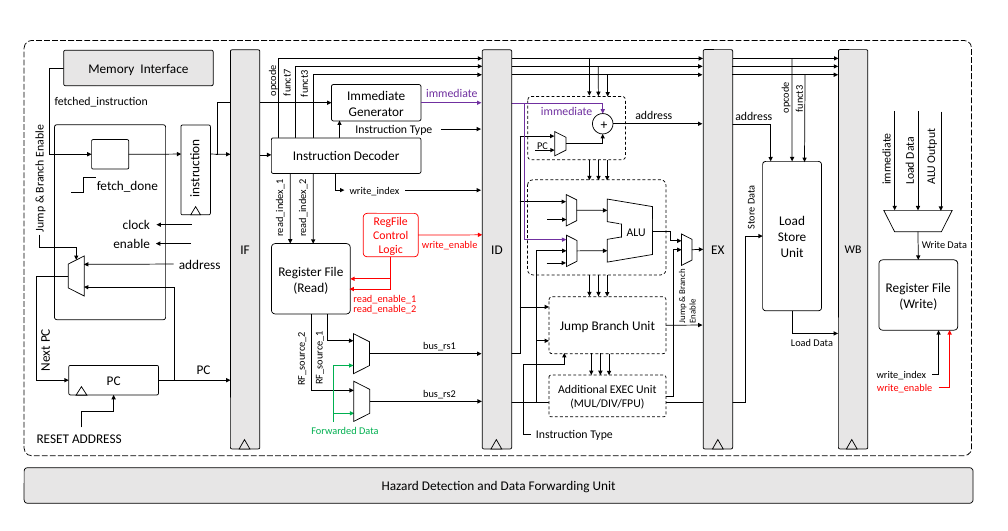
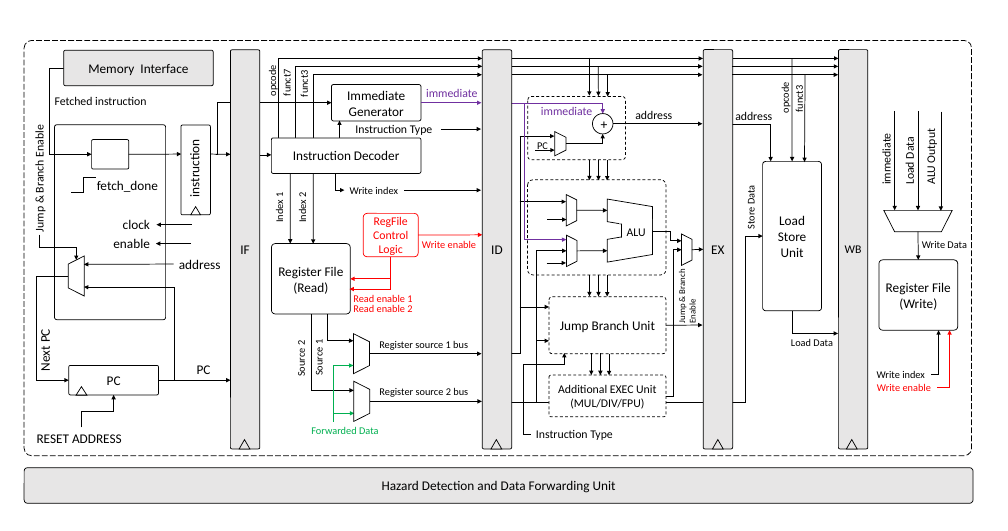
Before and after one commit to phoeniX-Digital-Design/phoeniX, a slide deck: slide 3 of Documents/Temporary_Documents/phoeniX Block diagram.pptx. Drawn at 1008x531 pixels with LibreOffice and Linux fonts; fonts in the diff are those of the drawing. Boxes give left, top, right and bottom in pixels: in the first picture for what was removed or moved away, otherwise in the second. Text is boxed around its words. In the diff, an @@ line names an element or a change of style, - is before the commit and + after.

Commit message:
📝 Update block diagram

```diff
--- a/Documents/Temporary_Documents/phoeniX Block diagram.pptx
+++ b/Documents/Temporary_Documents/phoeniX Block diagram.pptx
@@ text at [55,96,146,105]: text changed @@
-fetched_instruction
+Fetched instruction
@@ text at [273,192,286,221]: text changed @@
-read_index_1
+Index 1
@@ text at [296,192,309,221]: text changed @@
-read_index_2
+Index 2
@@ text at [350,187,398,194]: text changed @@
-write_index
+Write index
@@ text at [422,241,476,248]: text changed @@
-write_enable
+Write enable
@@ text at [353,295,412,302]: text changed @@
-read_enable_1
+Read enable 1
@@ text at [353,305,412,312]: text changed @@
-read_enable_2
+Read enable 2
@@ text at [295,341,308,376]: text changed @@
-RF_source_2
+Source 2
@@ text at [313,340,326,375]: text changed @@
-RF_source_1
+Source 1
@@ text at [379,341,468,350]: text changed @@
-bus_rs1
+Register source 1 bus
@@ text added at [379,388,468,397], 14 pt, text #000000 @@
+Register source 2 bus
@@ text at [877,384,931,391]: text changed @@
-write_enable
+Write enable
@@ text at [877,371,925,378]: text changed @@
-write_index
+Write index
@@ text removed at [423,390,456,399] @@
-bus_rs2
```
